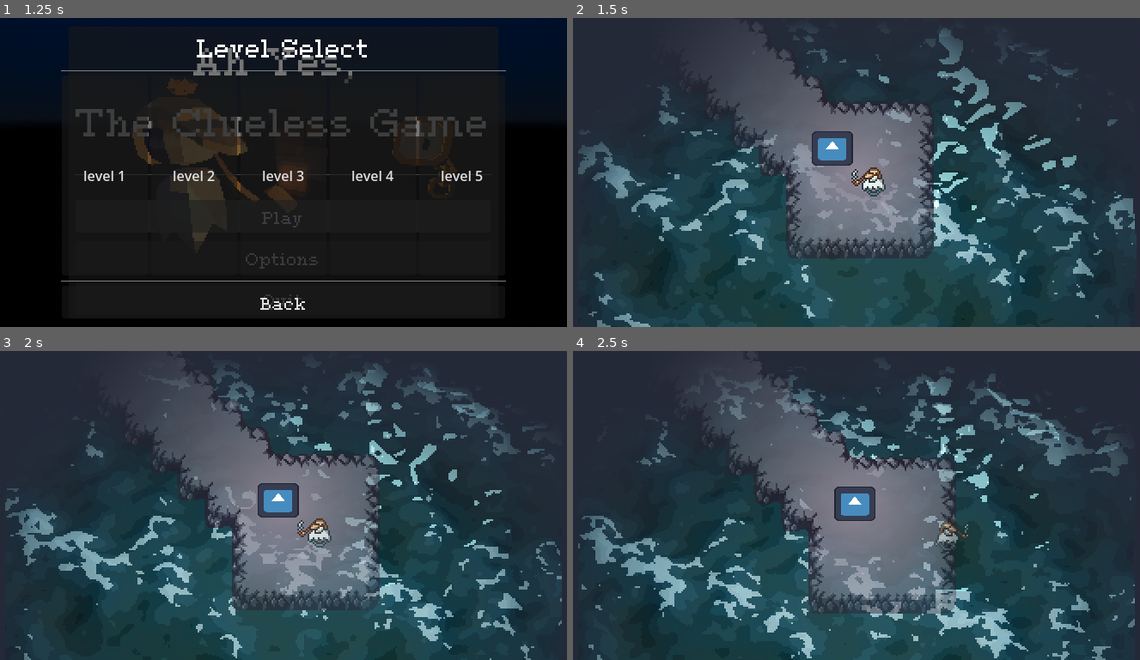
Above: before the commit, frames 1-4 (two rows, left to right).
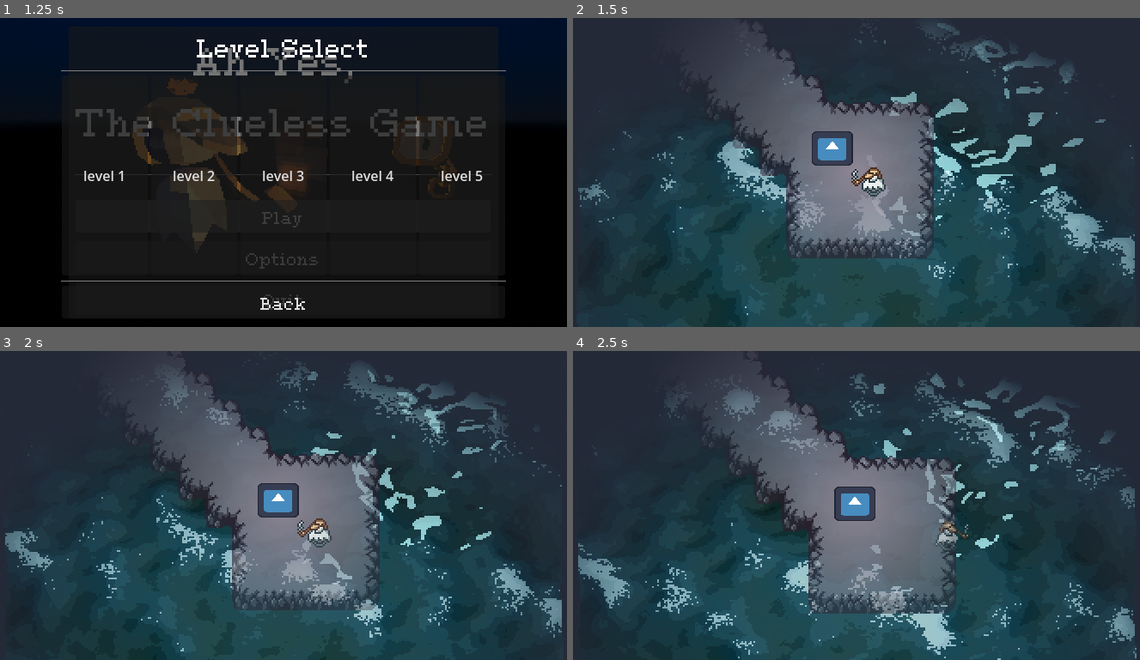
Above: after the commit, the same moments.

Repository: SmithyMKPK/SPRING-RGDC-GAME-JAM-2026
Game: Godot game, scene res://menu_scenes/main_menu.tscn
Two runs of this game, one before a commit and one after it. Both use one fixed random seed, a clock stepped at 60 frames per second and the inputs below. The engine's default icon, where the game draws it, is replaced by a stand-in: a white triangle on a blue panel in a dark square.
Inputs:
- Up to frame 1 (1.25 s): click "Play" at 0.5 s
- Up to frame 2 (1.5 s): click "Play" at 1.25 s
- Up to frame 3 (2 s): no input
- Up to frame 4 (2.5 s): hold D (Move Right) from 2.03 s (still down)

Frame 1 is identical in both runs. In frame 2, 13% of the frame differs, in the area x 0-100%, y 1-100%; in frame 3, 15%; in frame 4, 16%, in the area x 0-100%, y 5-100%.

Commit message:
fix: waves didn't look good enough imo

Diff:
--- a/levels/camera/level_camera.tscn
+++ b/levels/camera/level_camera.tscn
@@ -13,6 +13,6 @@
 
 [node name="Waves" parent="." unique_id=1483759280 instance=ExtResource("2_5bsm2")]
 texture = SubResource("ViewportTexture_wjito")
-scale_fac = 0.04
+scale_fac = 0.1
 
 [node name="LightSource" parent="." unique_id=515451218 instance=ExtResource("3_fmu8n")]
--- a/levels/waves_3d/waves_shader.gdshader
+++ b/levels/waves_3d/waves_shader.gdshader
@@ -46,8 +46,10 @@
 
 varying float foam;
 varying float height;
+varying vec2 world_uv;
 
 void vertex() {
+	world_uv = VERTEX.xz * .1;
 	vec3 new_vertex = compute_vertex_pos(VERTEX);
 	vec3 new_vertex_x_grad = compute_vertex_pos(VERTEX + vec3(finite_difference,0,0));
 	vec3 new_vertex_z_grad = compute_vertex_pos(VERTEX + vec3(0,0,finite_difference));
@@ -70,11 +72,11 @@
 		height_color * clamp(height * height_light_factor / offset_largest, 0.,1.) +
 		ambient_color * ambient_light_factor
 	), 0., 1.);
-	base_color += step(1. - max(.001,foam),texture(bubble_noise,UV).x);
+	base_color += step(1. - max(.001,foam),texture(bubble_noise,world_uv).x);
 	float base_color_luminance = dot(base_color, vec3(.3,.7,.2));
 	vec3 base_color_norm = base_color * (1./base_color_luminance);
 
-	float dither_noise = texture(bubble_noise, UV + wave_direction * TIME * .1).x;
+	float dither_noise = texture(bubble_noise, world_uv * .5 + wave_direction * TIME * .01).x;
 
 	ALBEDO = round(base_color_luminance * COLOR_STEPS + dither_noise) * INV_COLOR_STEPS * base_color_norm;
 }
